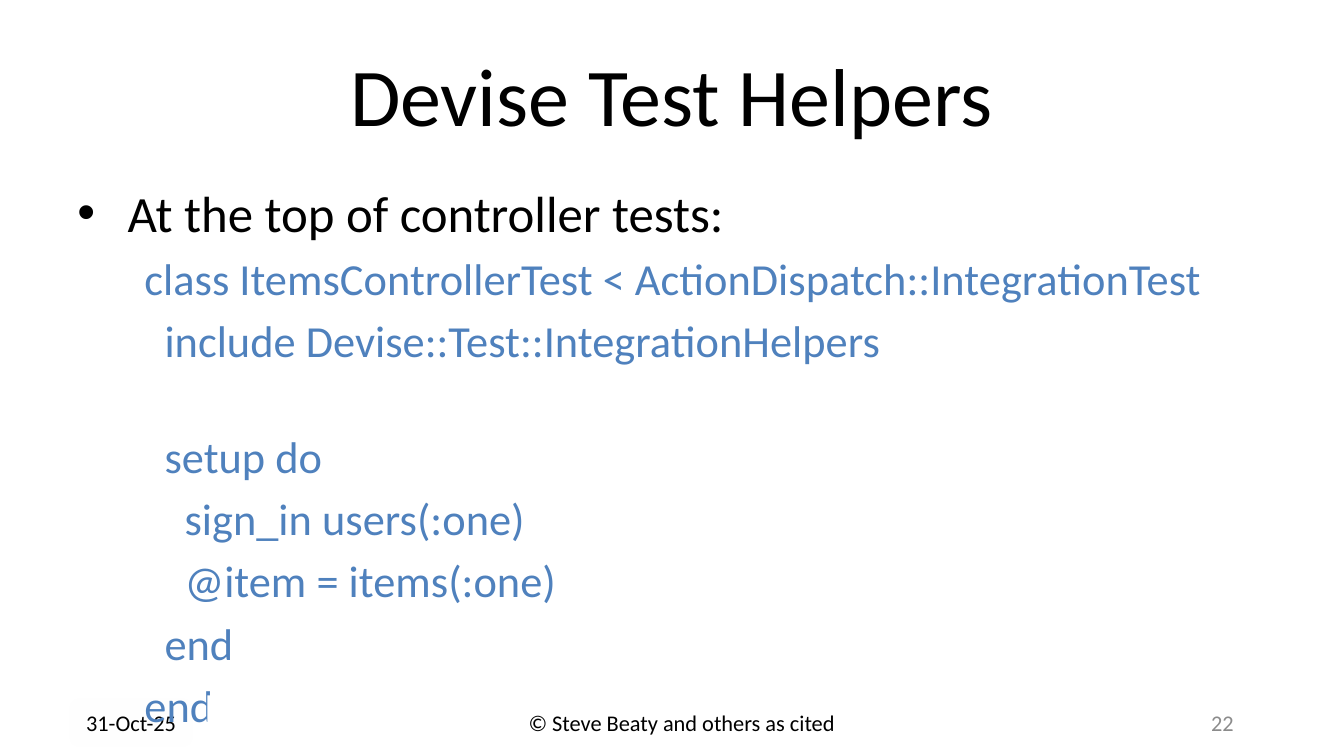
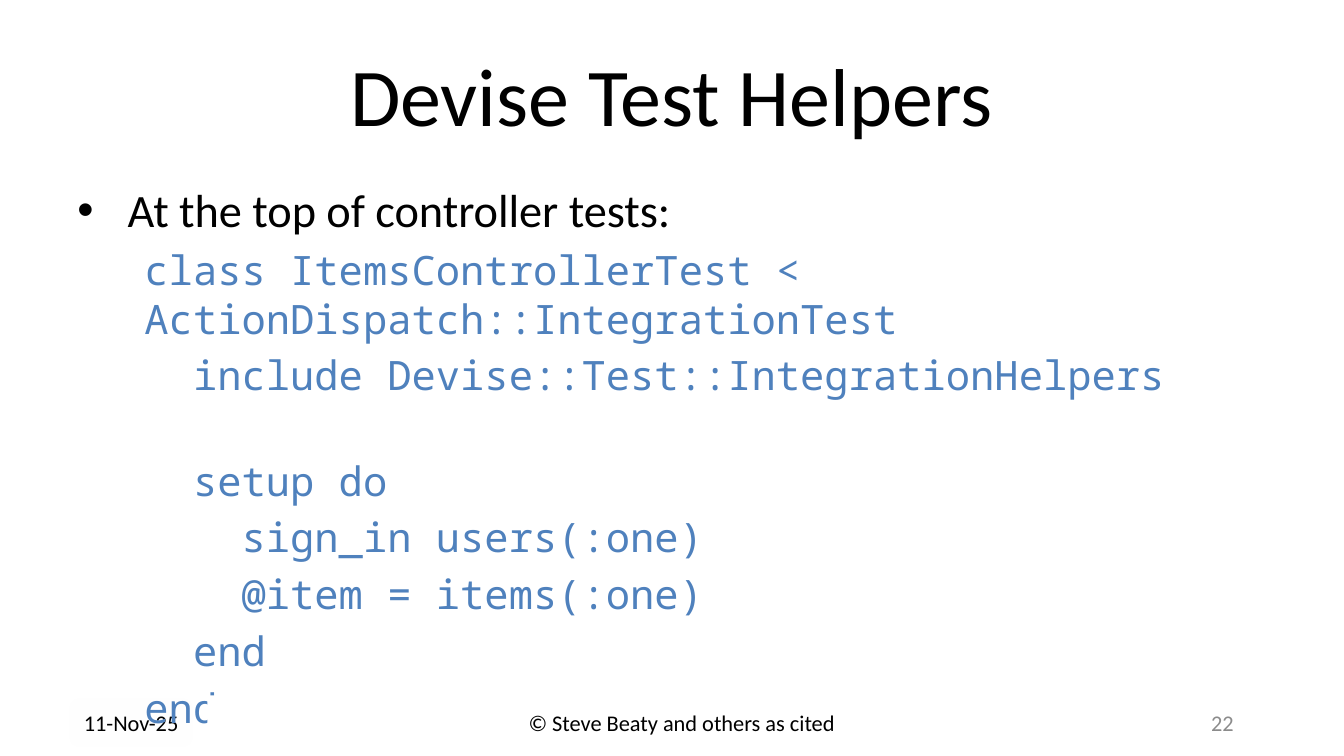
Before and after one commit to drb80/WebAppDev, a slide deck: slide 22 of Slides/Chapter06.pptx. Drawn at 1344x756 pixels with LibreOffice and Linux fonts; fonts in the diff are those of the drawing; background and template pictures are left out. Boxes give left, top, right and bottom in pixels: in the first picture for what was removed or moved away, otherwise in the second. Text is boxed around its words. In the diff, an @@ line names an element or a change of style, - is before the commit and + after.

```diff
--- a/Slides/Chapter06.pptx
+++ b/Slides/Chapter06.pptx
@@ text "At the top of controller ..." at box(128, 194, 1164, 667): size 36.3 to 33.1 pt in "At the top of controller tests:"; size 31.7 to 28.9 pt, font Calibri to Noto Sans Mono in "class ItemsControllerTest < ActionDispatch::IntegrationTest", "include Devise::Test::IntegrationHelpers", "setup do", "sign_in users(:one)" and 3 more places @@
@@ text at box(84, 712, 179, 731): text changed @@
-31-Oct-25
+11-Nov-25
```
Also in this commit, not shown: 50 other slides changed, 41 slides added.
